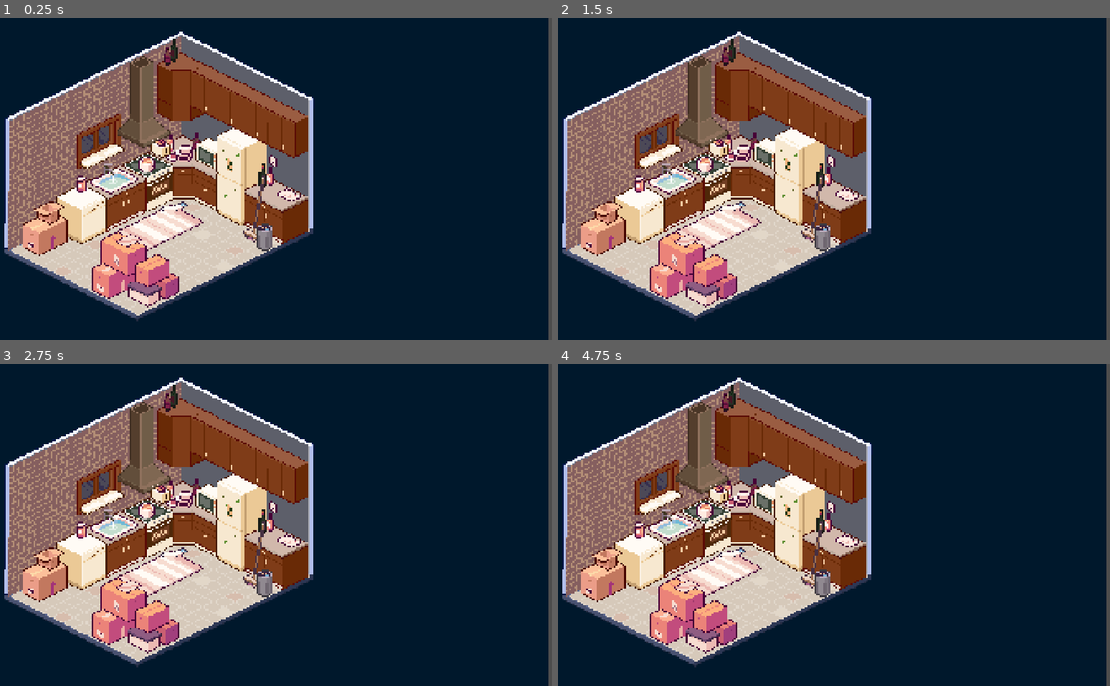
Above: before the commit, frames 1-4 (two rows, left to right).
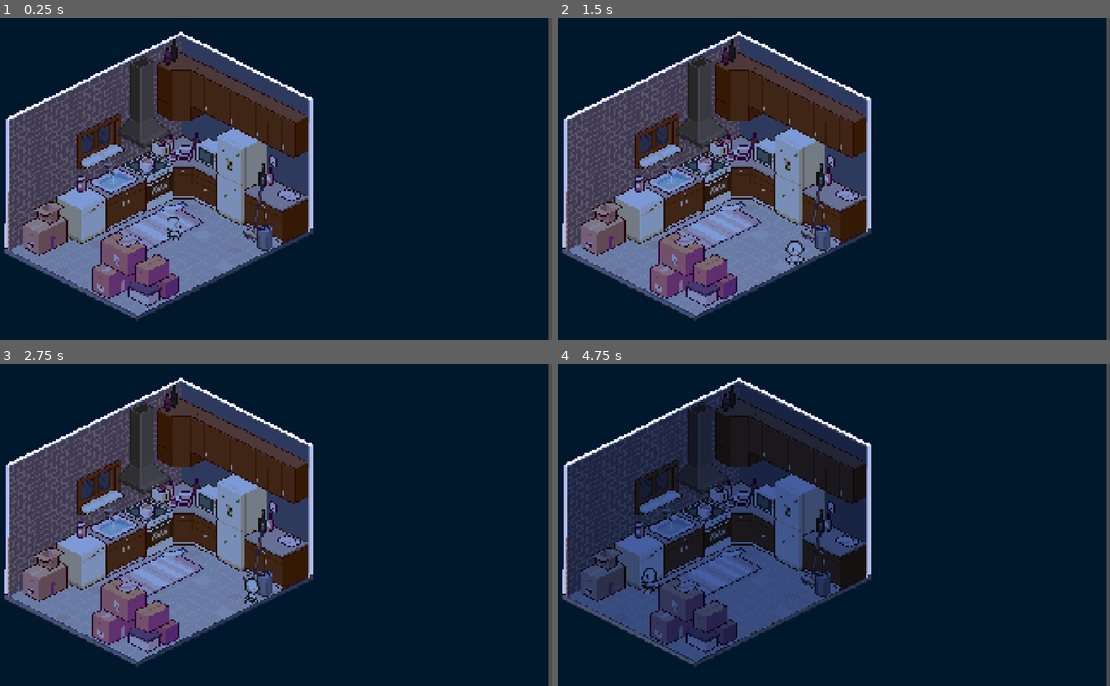
Above: after the commit, the same moments.

Repository: ayanrasulova/by-the-book
Game: Godot game, scene res://scenes/level-one.tscn
The game is run twice, just before and just after one commit, with the same random seed, the same clock (stepped at 60 frames per second) and the same inputs. Before the commit the project starts from res://scenes/first-room.tscn.
Inputs:
- Up to frame 1 (0.25 s): no input
- Up to frame 2 (1.5 s): tap Enter at 0.5 s; hold D (move_right) 0.53-1.28 s; hold S (move_down) from 1.28 s (still down)
- Up to frame 3 (2.75 s): release S (move_down) at 2.03 s; hold D (move_right) from 2.03 s (still down)
- Up to frame 4 (4.75 s): release D (move_right) at 2.78 s; hold W (move_up) 2.78-3.53 s; hold A (move_left) from 3.53 s (still down)

The runs differ from the first frame. In frame 1, 34% of the frame differs, in the area x 1-57%, y 5-93%; in frame 2, 34%; in frame 3, 34%; in frame 4, 35%, in the area x 1-57%, y 5-94%.

Commit message:
fix flicker audio

Diff:
--- a/project.godot
+++ b/project.godot
@@ -11,7 +11,7 @@
 [application]
 
 config/name="by-the-book"
-run/main_scene="uid://3keslax83mdt"
+run/main_scene="uid://c67vaaf8qa2xn"
 config/features=PackedStringArray("4.7", "Forward Plus")
 config/icon="res://icon.svg"
 
--- /dev/null
+++ b/scenes/audio/Audio.tscn
@@ -0,0 +1,13 @@
+[gd_scene format=3 uid="uid://d2b2oahsyhehs"]
+
+[ext_resource type="Script" uid="uid://c8evxx00aa4ls" path="res://scripts/main-audio.gd" id="1_paw16"]
+[ext_resource type="AudioStream" uid="uid://bx3otwg6rvs5k" path="res://assets/audio/backgroundbuzz.mp3" id="2_xm5dc"]
+
+[node name="Audio" type="Node2D" unique_id=882438124]
+script = ExtResource("1_paw16")
+
+[node name="AudioListener2D" type="AudioListener2D" parent="." unique_id=1749568568]
+
+[node name="BackgroundBuzz" type="AudioStreamPlayer2D" parent="." unique_id=1145493158]
+stream = ExtResource("2_xm5dc")
+volume_db = -1.944
--- a/scenes/level-one.tscn
+++ b/scenes/level-one.tscn
@@ -6,6 +6,8 @@
 [ext_resource type="Texture2D" uid="uid://b1o3tx4klc3ef" path="res://assets/textures/houselighttexture.png" id="3_wi6g3"]
 [ext_resource type="Shader" uid="uid://cx0ajatf5td8l" path="res://shaders/sad-lights.gdshader" id="4_ekdwa"]
 [ext_resource type="Shader" uid="uid://4buvhkrvm8g4" path="res://shaders/first-room.gdshader" id="5_otko2"]
+[ext_resource type="AudioStream" uid="uid://bushpfhgfbevj" path="res://assets/audio/flicker.mp3" id="7_ekdwa"]
+[ext_resource type="PackedScene" uid="uid://d2b2oahsyhehs" path="res://scenes/audio/Audio.tscn" id="7_wi6g3"]
 
 [sub_resource type="ShaderMaterial" id="ShaderMaterial_hqntj"]
 shader = ExtResource("4_ekdwa")
@@ -22,10 +24,10 @@
 [node name="Player" parent="." unique_id=2129005514 instance=ExtResource("2_7yhom")]
 position = Vector2(655, 686)
 
-[node name="StaticBody2D" type="StaticBody2D" parent="." unique_id=1382824982]
+[node name="FlickerAmbience" type="StaticBody2D" parent="." unique_id=1382824982]
 script = ExtResource("2_ff0gm")
 
-[node name="LightsOff" type="PointLight2D" parent="StaticBody2D" unique_id=1018010813]
+[node name="LightsOff" type="PointLight2D" parent="FlickerAmbience" unique_id=1018010813]
 position = Vector2(48, 48)
 scale = Vector2(1.8837416, 1.9000003)
 color = Color(1.129879, 0.85852426, 0.27296928, 1)
@@ -34,7 +36,7 @@
 texture = ExtResource("3_wi6g3")
 offset = Vector2(319.9607, 256.89233)
 
-[node name="LightsOffDarker" type="PointLight2D" parent="StaticBody2D" unique_id=1302830495]
+[node name="LightsOffDarker" type="PointLight2D" parent="FlickerAmbience" unique_id=1302830495]
 visible = false
 position = Vector2(48, 53.000004)
 scale = Vector2(1.8807665, 1.8924053)
@@ -44,7 +46,7 @@
 texture = ExtResource("3_wi6g3")
 offset = Vector2(319.90344, 256.12628)
 
-[node name="SadLights" type="Sprite2D" parent="StaticBody2D" unique_id=691506511]
+[node name="SadLights" type="Sprite2D" parent="FlickerAmbience" unique_id=691506511]
 visible = false
 modulate = Color(0.89, 0.62522495, 0.13349998, 0.22745098)
 self_modulate = Color(0.9599507, 0.71623427, 0.046014052, 0.09019608)
@@ -54,7 +56,7 @@
 texture = ExtResource("3_wi6g3")
 offset = Vector2(320, 258)
 
-[node name="WarmLights" type="Sprite2D" parent="StaticBody2D" unique_id=679769873]
+[node name="WarmLights" type="Sprite2D" parent="FlickerAmbience" unique_id=679769873]
 visible = false
 modulate = Color(0.89, 0.62522495, 0.13349998, 0.22745098)
 self_modulate = Color(0.9599507, 0.71623427, 0.046014052, 0.09019608)
@@ -64,6 +66,11 @@
 texture = ExtResource("3_wi6g3")
 offset = Vector2(320, 258)
 
-[node name="walking distance" type="CollisionPolygon2D" parent="StaticBody2D" unique_id=1968361926]
+[node name="walking distance" type="CollisionPolygon2D" parent="FlickerAmbience" unique_id=1968361926]
 build_mode = 1
 polygon = PackedVector2Array(147, 732, 296, 660, 338, 672, 652, 528, 714, 529, 915, 628, 916, 689, 981, 715, 978, 823, 691, 963, 506, 865, 346, 950, 149, 845)
+
+[node name="FlickerAudio" type="AudioStreamPlayer2D" parent="FlickerAmbience" unique_id=1229729109]
+stream = ExtResource("7_ekdwa")
+
+[node name="Audio" parent="." unique_id=882438124 instance=ExtResource("7_wi6g3")]
--- /dev/null
+++ b/scripts/main-audio.gd
@@ -0,0 +1,4 @@
+extends Node2D
+
+func _ready() -> void:
+	$BackgroundBuzz.play()
--- a/static_body_2d.gd
+++ b/static_body_2d.gd
@@ -18,19 +18,26 @@
 	flicker += delta
 	when_to_flicker += delta
 
-	if when_to_flicker >=4: # every 4 seconds
+	if when_to_flicker >=4.0: # every 4 seconds
 		if flickering_period > 0:
 			flickering_period -= delta
+
+			# will flicker for three seconds (flickering period)
+			if not $FlickerAudio.playing:
+				$FlickerAudio.play()
+
 			if flicker >= interval:
-				flicker = 0.0
 				#lights()
 				lights_but_less_intense()
 				flicker_interval()
+				flicker = 0.0
 		else:
 			$LightsOff.visible = true # lights back off
 			$SadLights.visible = false
-			flickering_period = 1.0
+			flickering_period = 3.0
 			when_to_flicker = 0.0
+			flicker = 0.0
+			$FlickerAudio.stop()
 
 
 func lights() -> void: # alternate lights
Not shown, changed: assets/audio/backgroundbuzz.mp3.import
Not shown, added: assets/audio/flicker.mp3.import
Not shown, added: scripts/main-audio.gd.uid
Not shown, added: assets/audio/flicker.mp3
